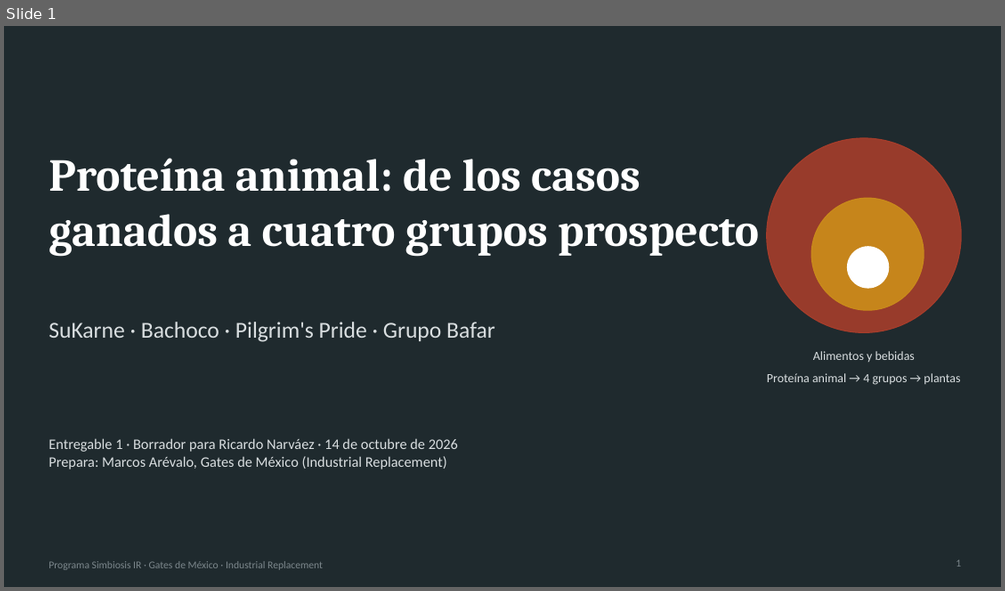
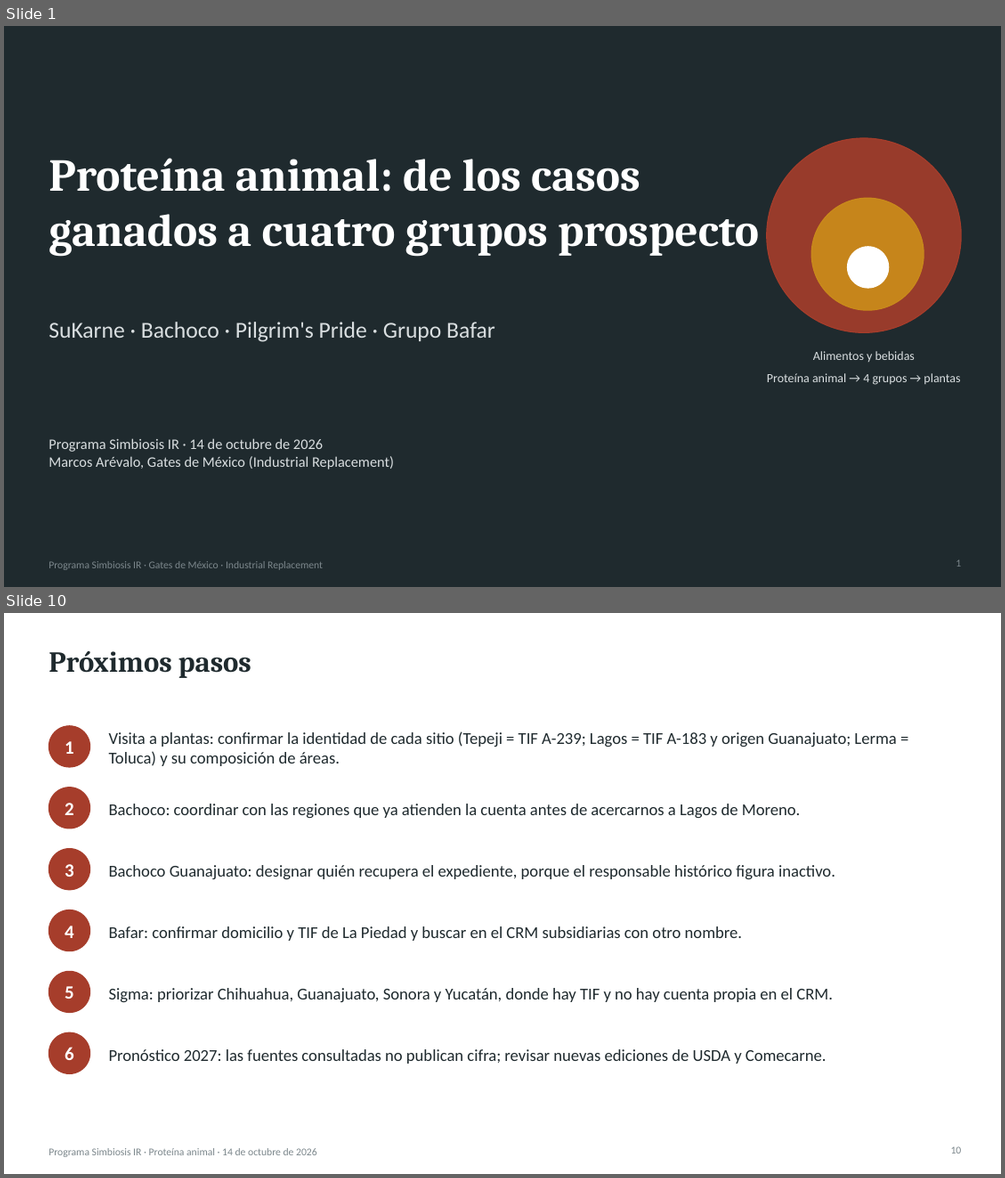
Before and after one commit to Marckqalex/Simbiosis-IR, a slide deck: entregables/Simbiosis_IR_Proteina_Animal_Entregable1.pptx. Shown one above the other, each under a label of ours: slide 1 before the commit, slides 1 and 10 after it; the slides between them are not shown. The pictures are 1005x591 and 1005x1178 pixels, drawn with LibreOffice and Linux fonts; fonts in the diff are those of the drawing. Boxes give left, top, right and bottom in pixels: in the first picture for what was removed or moved away, otherwise in the second. Text is boxed around its words. In the diff, an @@ line names an element or a change of style, - is before the commit and + after.

```diff
--- a/entregables/Simbiosis_IR_Proteina_Animal_Entregable1.pptx
+++ b/entregables/Simbiosis_IR_Proteina_Animal_Entregable1.pptx
@@ slide 10 added at [4,613,1001,1174], background #FFFFFF @@
@@ title added at [48,651,251,678], 28 pt, text #1F2A2E, bold @@
+Próximos pasos
@@ ellipse added at [48,726,90,767], fill #A63D2B, outline #A63D2B 1 pt @@
@@ text added at [65,741,74,754], 18 pt, text #FFFFFF, bold @@
+1
@@ text added at [109,731,896,766], 16 pt, text #1F2A2E @@
+Visita a plantas: confirmar la identidad de cada sitio (Tepeji = TIF A-239; Lagos = TIF A-183 y origen Guanajuato; Lerma = Toluca) y su composición de áreas.
@@ ellipse added at [48,787,90,828], fill #A63D2B, outline #A63D2B 1 pt @@
@@ text added at [65,803,74,815], 18 pt, text #FFFFFF, bold @@
+2
@@ text added at [109,803,800,818], 16 pt, text #1F2A2E @@
+Bachoco: coordinar con las regiones que ya atienden la cuenta antes de acercarnos a Lagos de Moreno.
@@ ellipse added at [48,849,90,890], fill #A63D2B, outline #A63D2B 1 pt @@
@@ text added at [65,864,74,876], 18 pt, text #FFFFFF, bold @@
+3
@@ text added at [109,865,835,879], 16 pt, text #1F2A2E @@
+Bachoco Guanajuato: designar quién recupera el expediente, porque el responsable histórico figura inactivo.
@@ ellipse added at [48,910,90,951], fill #A63D2B, outline #A63D2B 1 pt @@
@@ text added at [65,925,74,938], 18 pt, text #FFFFFF, bold @@
+4
@@ text added at [109,926,742,941], 16 pt, text #1F2A2E @@
+Bafar: confirmar domicilio y TIF de La Piedad y buscar en el CRM subsidiarias con otro nombre.
@@ ellipse added at [48,971,90,1013], fill #A63D2B, outline #A63D2B 1 pt @@
@@ text added at [65,986,74,998], 18 pt, text #FFFFFF, bold @@
+5
@@ text added at [109,988,833,1002], 16 pt, text #1F2A2E @@
+Sigma: priorizar Chihuahua, Guanajuato, Sonora y Yucatán, donde hay TIF y no hay cuenta propia en el CRM.
@@ ellipse added at [48,1032,90,1074], fill #A63D2B, outline #A63D2B 1 pt @@
@@ text added at [65,1046,74,1060], 18 pt, text #FFFFFF, bold @@
+6
@@ text added at [109,1049,826,1063], 16 pt, text #1F2A2E @@
+Pronóstico 2027: las fuentes consultadas no publican cifra; revisar nuevas ediciones de USDA y Comecarne.
@@ page number added at [951,1146,962,1153], 10 pt, text #7C878C @@
+10
@@ text added at [48,1148,317,1157], 10 pt, text #7C878C @@
+Programa Simbiosis IR · Proteína animal · 14 de octubre de 2026
@@ slide 1 changed as well @@
@@ text at [48,438,394,469]: text changed @@
-Entregable 1 · Borrador para Ricardo Narváez · 14 de octubre de 2026
-Prepara: Marcos Arévalo, Gates de México (Industrial Replacement)
+Programa Simbiosis IR · 14 de octubre de 2026
+Marcos Arévalo, Gates de México (Industrial Replacement)
```
Also in this commit, not shown: 9 other slides changed, 3 other slides added, 1 slide removed, 1 other file.
